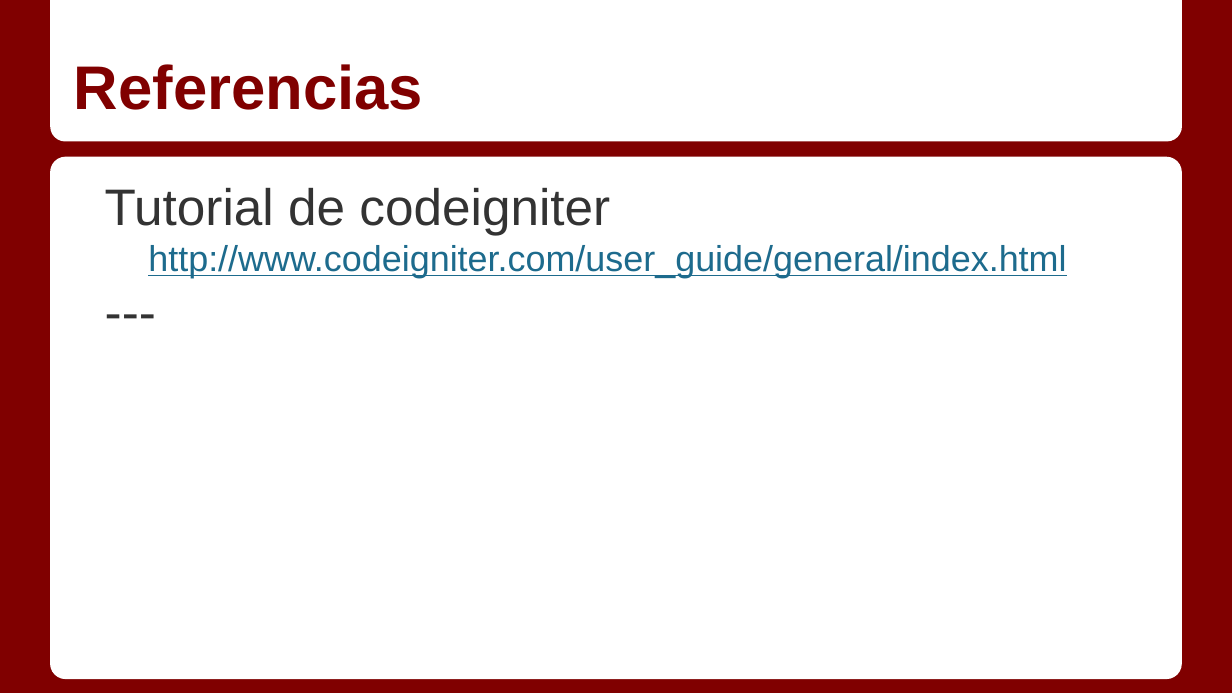
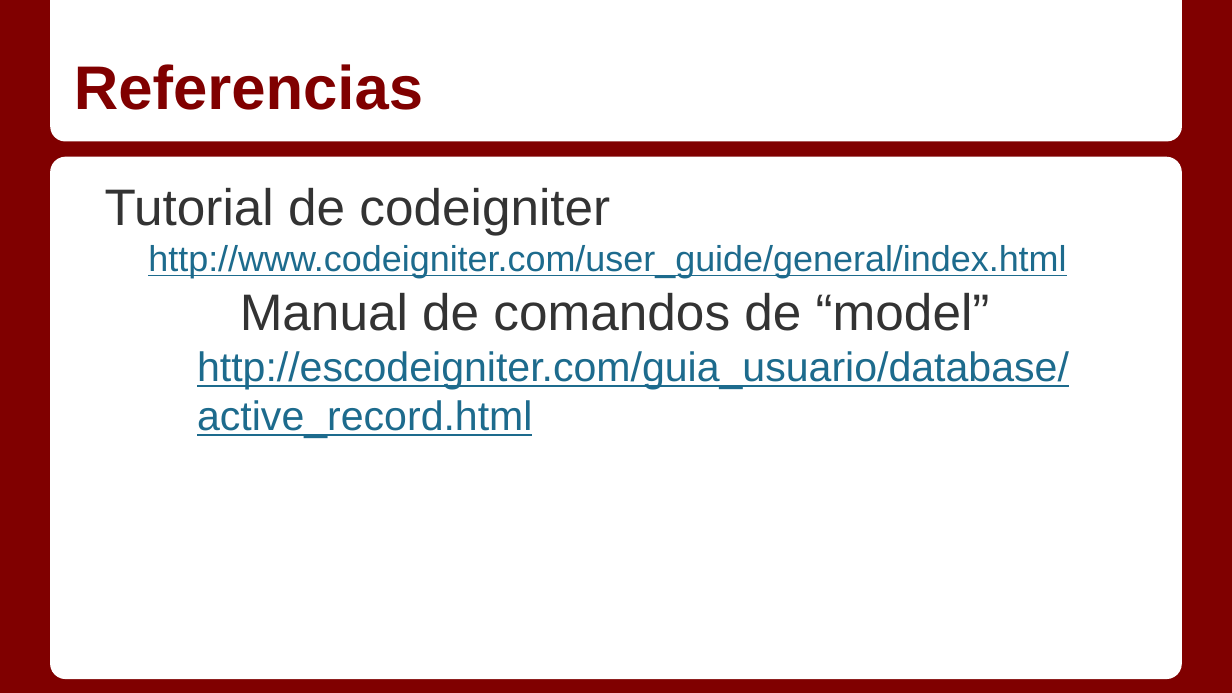
Before and after one commit to Gmuela/Apuntes, a slide deck: slide 9 of Servidor/Temas/1_7_2 - Code Igniter básico.pptx. Drawn at 1232x693 pixels with LibreOffice and Linux fonts; fonts in the diff are those of the drawing. Boxes give left, top, right and bottom in pixels: in the first picture for what was removed or moved away, otherwise in the second. Text is boxed around its words. In the diff, an @@ line names an element or a change of style, - is before the commit and + after.

Commit message:
16/12/2015

```diff
--- a/Servidor/Temas/1_7_2 - Code Igniter básico.pptx
+++ b/Servidor/Temas/1_7_2 - Code Igniter básico.pptx
@@ text at (x1=197, y1=293, x2=1069, y2=438): text changed; size 30 to 24 pt; text colour #333333 to #1D6B8D @@
----
+Manual de comandos de “model”
+  http://escodeigniter.com/guia_usuario/database/active_record.html
```
